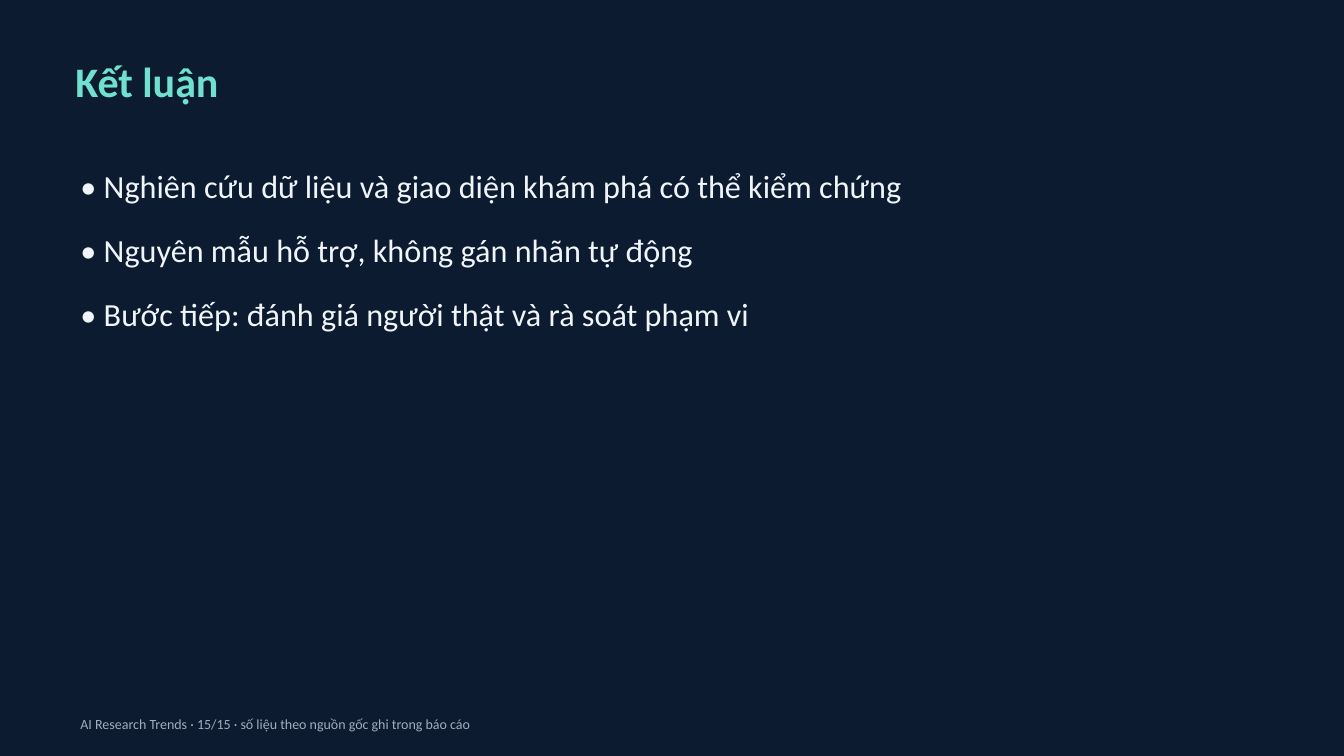
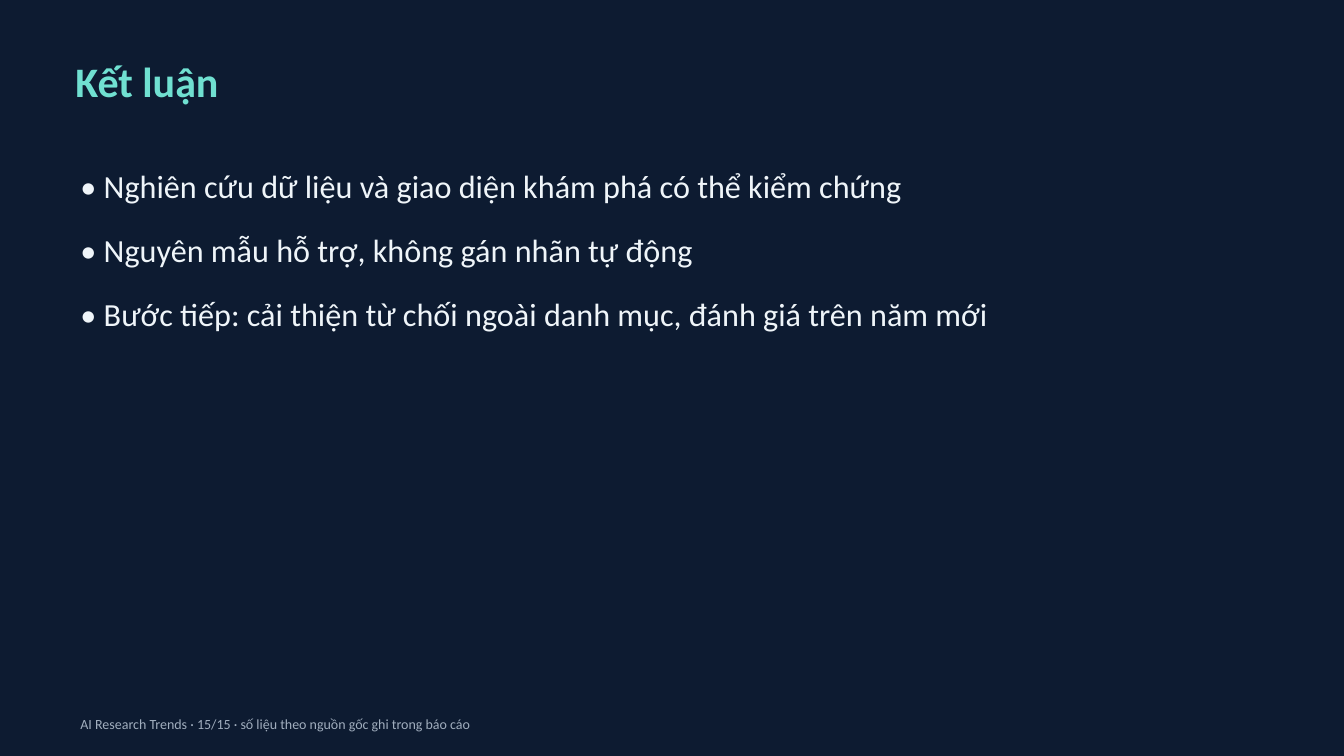
Before and after one commit to namkhanh2k5/AI-Research-Trends, a slide deck: slide 15 of deliverables/presentation/FINAL_PRESENTATION.pptx. Drawn at 1344x756 pixels with LibreOffice and Linux fonts; fonts in the diff are those of the drawing. Boxes give left, top, right and bottom in pixels: in the first picture for what was removed or moved away, otherwise in the second. Text is boxed around its words. In the diff, an @@ line names an element or a change of style, - is before the commit and + after.

```diff
--- a/deliverables/presentation/FINAL_PRESENTATION.pptx
+++ b/deliverables/presentation/FINAL_PRESENTATION.pptx
@@ text at (104, 302, 987, 332): text changed @@
-• Bước tiếp: đánh giá người thật và rà soát phạm vi
+• Bước tiếp: cải thiện từ chối ngoài danh mục, đánh giá trên năm mới
```
Also in this commit, not shown: 5 other slides changed, 54 other files.
